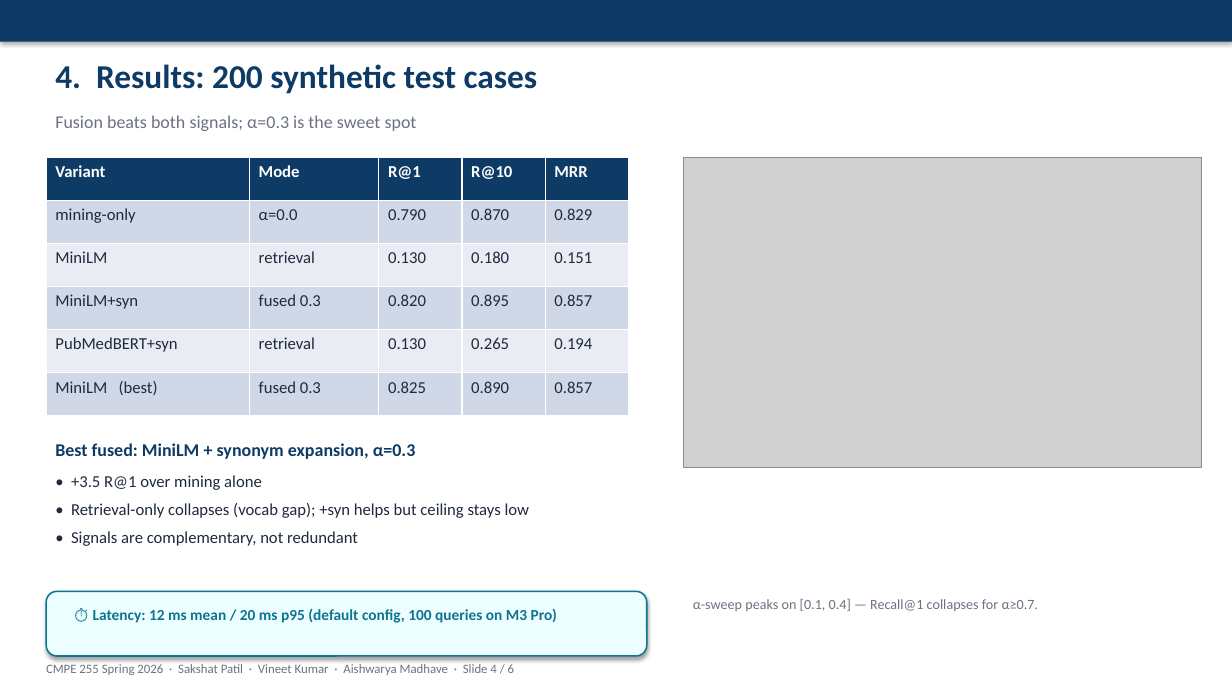
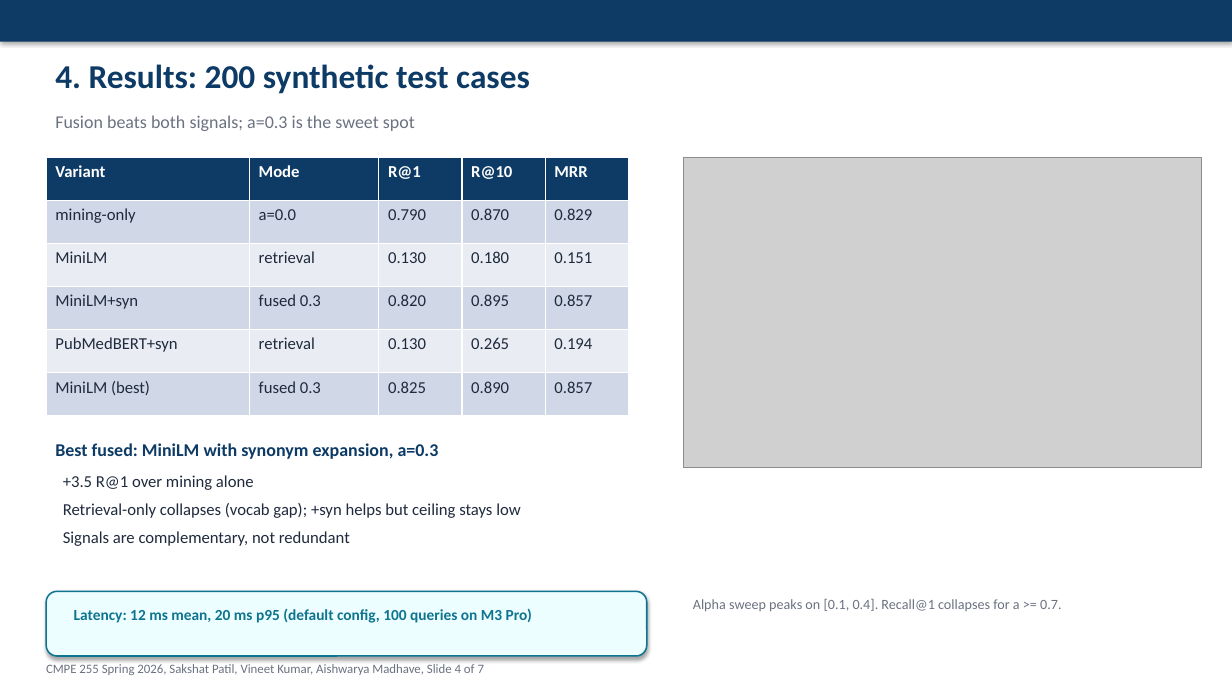
Before and after one commit to sakshat-patil/Symptom-Based-Disease-Identification-via-RAG, a slide deck: slide 5 of deliverables/slides/presentation.pptx. Drawn at 1232x693 pixels with LibreOffice and Linux fonts; fonts in the diff are those of the drawing; grey boxes stand for pictures. Boxes give left, top, right and bottom in pixels: in the first picture for what was removed or moved away, otherwise in the second. Text is boxed around its words. In the diff, an @@ line names an element or a change of style, - is before the commit and + after.

```diff
--- a/deliverables/slides/presentation.pptx
+++ b/deliverables/slides/presentation.pptx
@@ text "4. Results: 200 synthetic test ..." rewrapped from (x1=55, y1=64, x2=538, y2=94) to (x1=55, y1=64, x2=530, y2=94) @@
@@ text at (x1=55, y1=115, x2=415, y2=131): text changed @@
-Fusion beats both signals; α=0.3 is the sweet spot
+Fusion beats both signals; a=0.3 is the sweet spot
@@ table at (x1=46, y1=157, x2=628, y2=416) @@
-row 2, column 2: α=0.0
+row 2, column 2: a=0.0
@@ text at (x1=55, y1=443, x2=439, y2=459): text changed @@
-Best fused: MiniLM + synonym expansion, α=0.3
+Best fused: MiniLM with synonym expansion, a=0.3
@@ text at (x1=63, y1=475, x2=520, y2=546): text changed @@
-• +3.5 R@1 over mining alone
-• Retrieval-only collapses (vocab gap); +syn helps but ceiling stays low
-• Signals are complementary, not redundant
++3.5 R@1 over mining alone
+Retrieval-only collapses (vocab gap); +syn helps but ceiling stays low
+Signals are complementary, not redundant
@@ text at (x1=693, y1=599, x2=1061, y2=611): text changed @@
-α-sweep peaks on [0.1, 0.4] — Recall@1 collapses for α≥0.7.
+Alpha sweep peaks on [0.1, 0.4]. Recall@1 collapses for a >= 0.7.
@@ text at (x1=74, y1=608, x2=532, y2=623): text changed @@
-⏱ Latency: 12 ms mean / 20 ms p95 (default config, 100 queries on M3 Pro)
+Latency: 12 ms mean, 20 ms p95 (default config, 100 queries on M3 Pro)
@@ text at (x1=46, y1=664, x2=484, y2=675): text changed @@
-CMPE 255 Spring 2026 · Sakshat Patil · Vineet Kumar · Aishwarya Madhave · Slide 4 / 6
+CMPE 255 Spring 2026, Sakshat Patil, Vineet Kumar, Aishwarya Madhave, Slide 4 of 7
```
Also in this commit, not shown: 6 other slides changed, 1 slide added, 19 other files.
